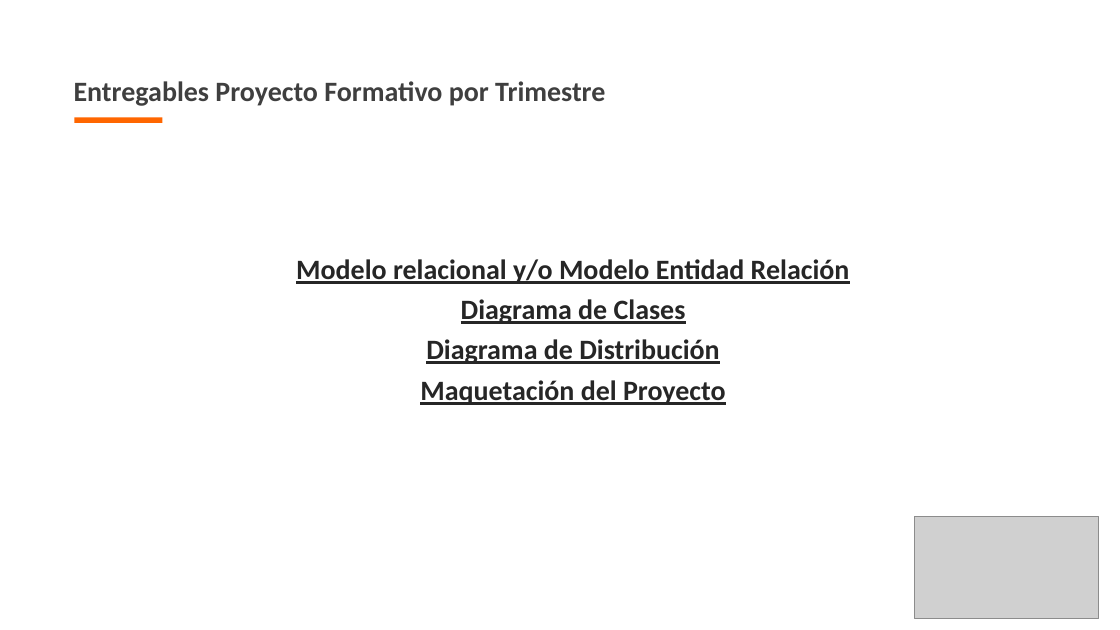
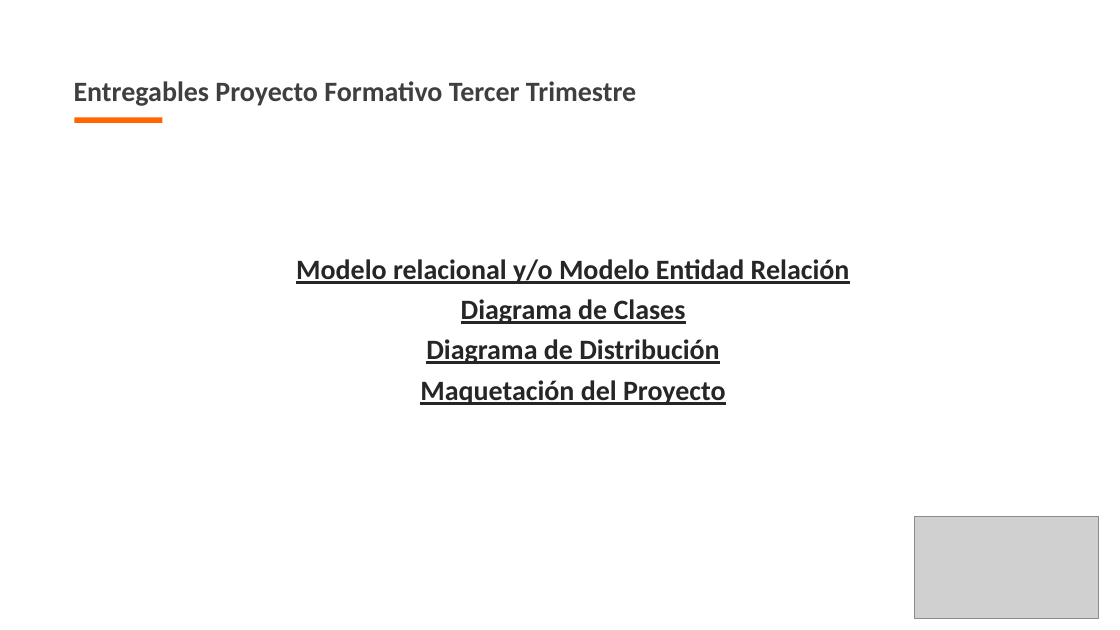
Before and after one commit to andresrcp/proyecto_ADSI, a slide deck: slide 15 of proy_formativo/documentacion/1er_Trim/1_Presentación_Sustentacion.pptx (slide 13 before the commit). Drawn at 1120x630 pixels with LibreOffice and Linux fonts; fonts in the diff are those of the drawing; grey boxes stand for pictures; background and template pictures are left out. Boxes give left, top, right and bottom in pixels: in the first picture for what was removed or moved away, otherwise in the second. Text is boxed around its words. In the diff, an @@ line names an element or a change of style, - is before the commit and + after.

Commit message:
ultima revision 4 trimestre

```diff
--- a/proy_formativo/documentacion/1er_Trim/1_Presentación_Sustentacion.pptx
+++ b/proy_formativo/documentacion/1er_Trim/1_Presentación_Sustentacion.pptx
@@ text at <box>74,81,636,106</box>: text changed @@
-Entregables Proyecto Formativo por Trimestre
+Entregables Proyecto Formativo Tercer Trimestre
```
Also in this commit, not shown: 3 slides added, 9 other files.
